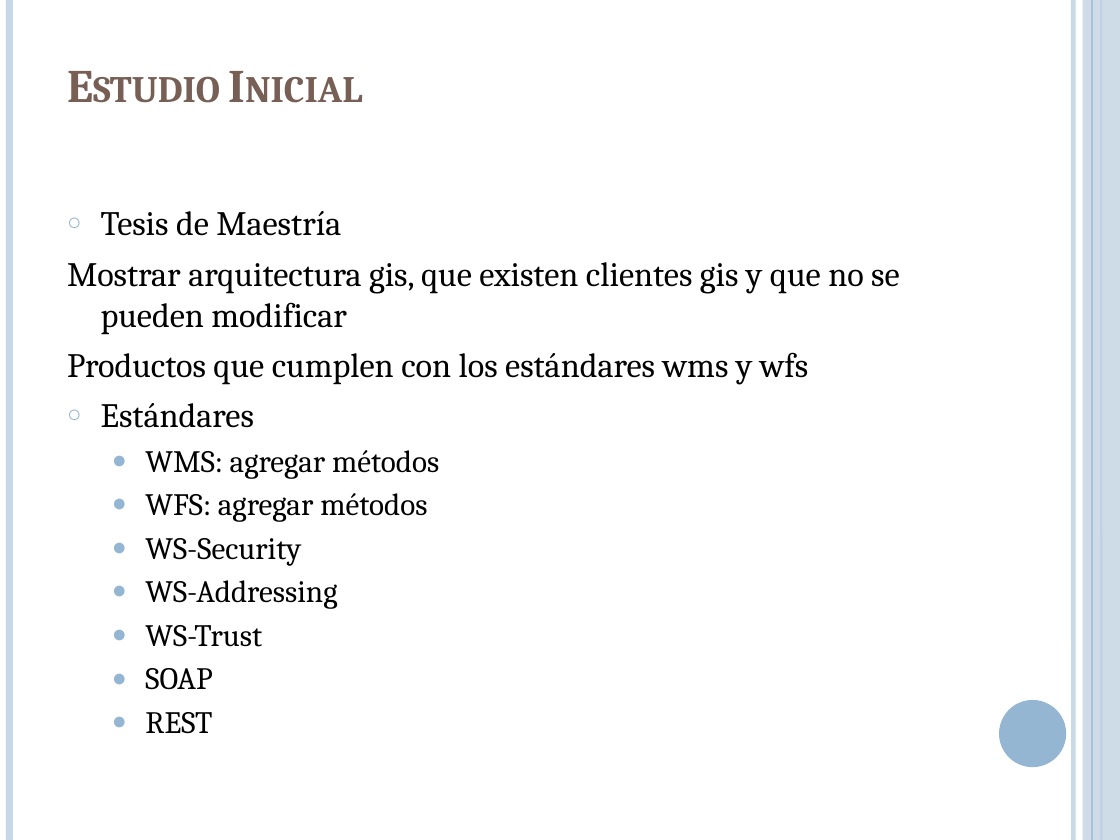
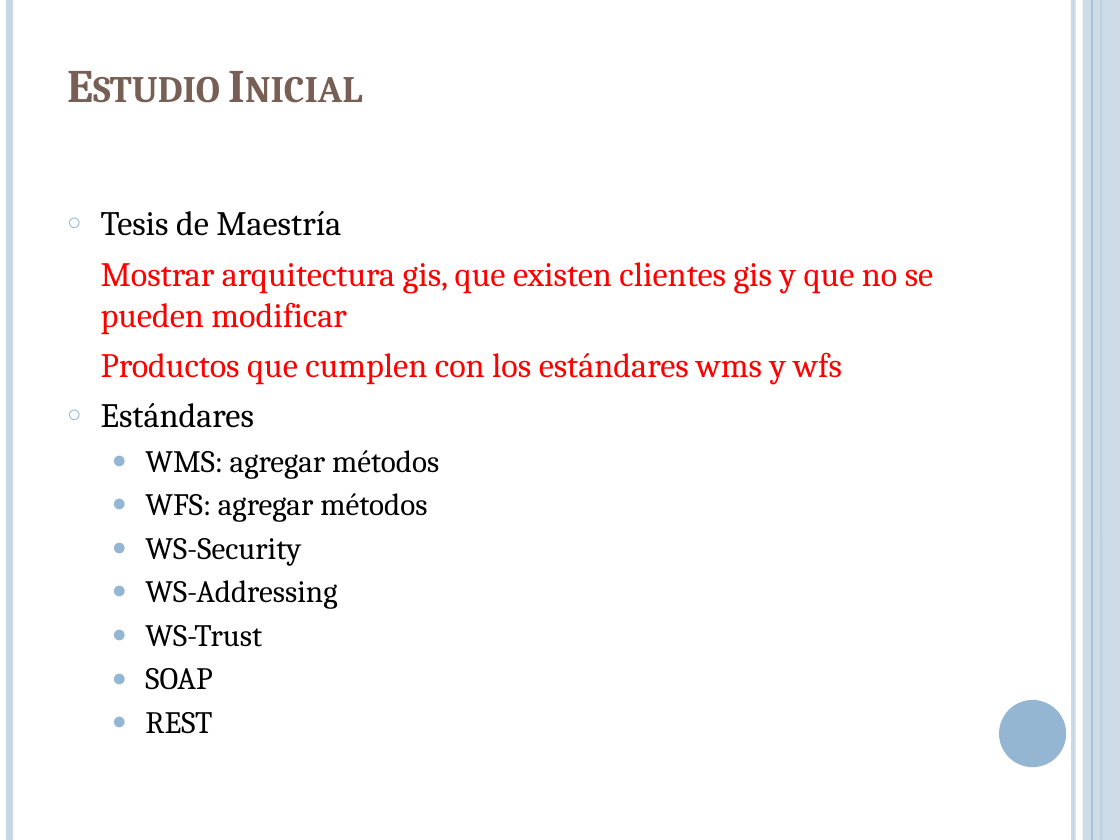
Before and after one commit to lcpaso1/integracion-gis-pge, a slide deck: slide 9 of Presentacion.pptx. Drawn at 1120x840 pixels with LibreOffice and Linux fonts; fonts in the diff are those of the drawing. Boxes give left, top, right and bottom in pixels: in the first picture for what was removed or moved away, otherwise in the second. Text is boxed around its words. In the diff, an @@ line names an element or a change of style, - is before the commit and + after.

```diff
--- a/Presentacion.pptx
+++ b/Presentacion.pptx
@@ text at (x1=101, y1=262, x2=934, y2=385): text colour #000000 to #FF0000 in "Mostrar arquitectura gis, que existen clientes gis ...", "Productos que cumplen con los estándares wms ..." @@
```
Also in this commit, not shown: 5 other slides changed, 7 slides added, 2 slides removed.
